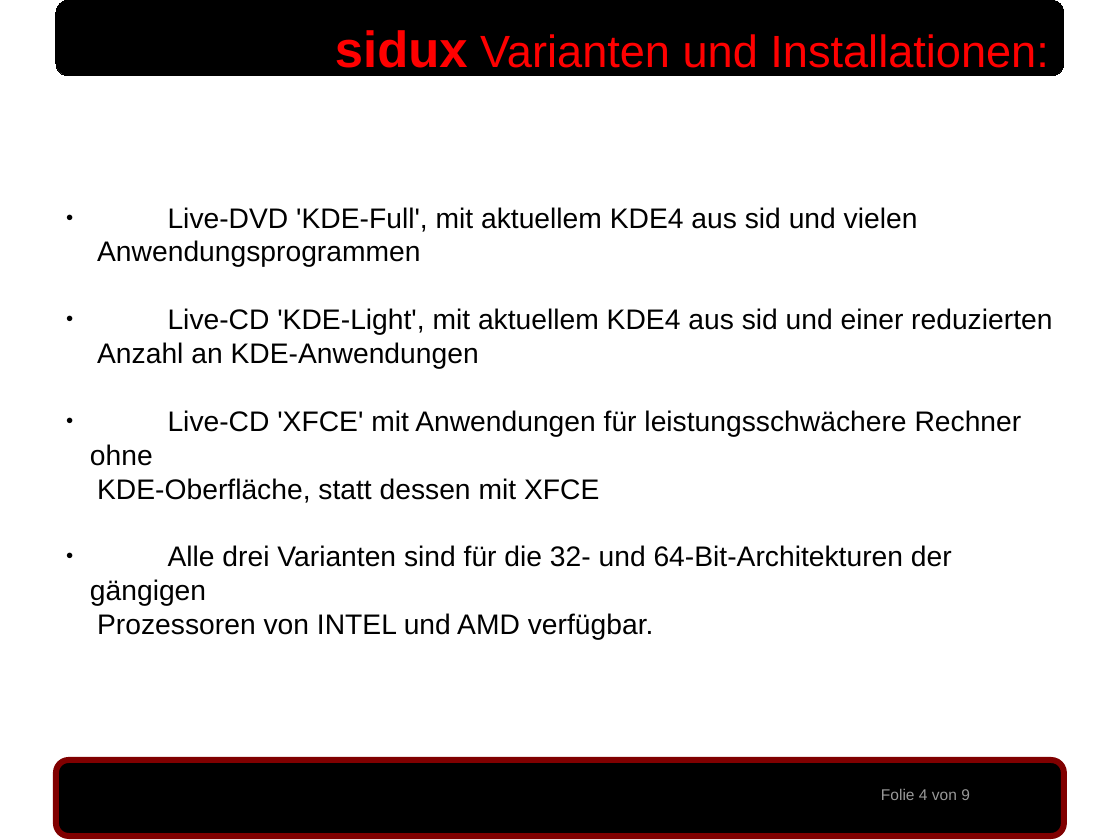
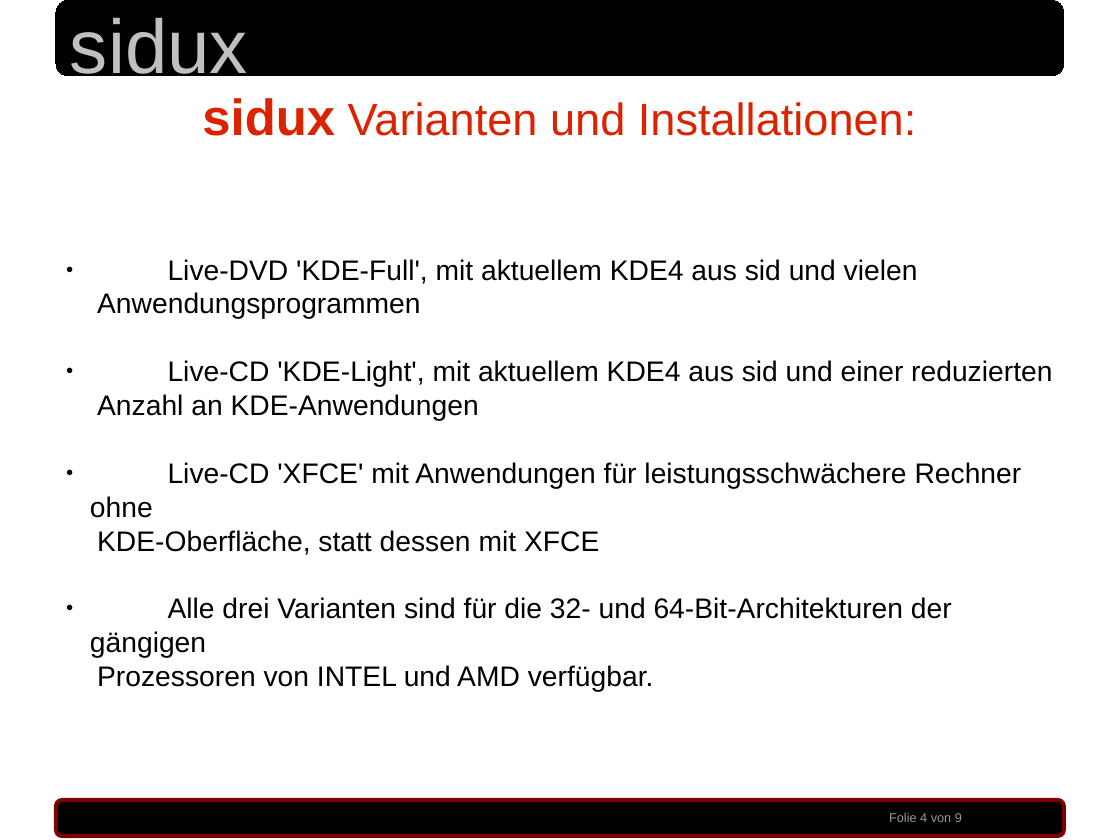
Before and after one commit to sidux-ev/praesentation, a slide deck: slide 4 of bin/sigint2010_koeln.odp. Drawn at 1120x840 pixels with LibreOffice and Linux fonts; fonts in the diff are those of the drawing; background and template pictures are left out. Boxes give left, top, right and bottom in pixels: in the first picture for what was removed or moved away, otherwise in the second. Text is boxed around its words. In the diff, an @@ line names an element or a change of style, - is before the commit and + after.

Commit message:
v0.5 odp und pdf (aenderung layout)

```diff
--- a/bin/sigint2010_koeln.odp
+++ b/bin/sigint2010_koeln.odp
@@ text added at [70,17,248,87], 54 pt, text #C0C0C0 @@
+sidux
@@ text "sidux Varianten und Installationen:": place and size @@
-text "sidux Varianten und Installationen:" at [335,30,1048,78]
+text "sidux Varianten und Installationen:" at [202,98,916,136]
@@ text "sidux Varianten und Installationen:" at [202,98,916,136]: text colour #FF0000 to #DC2300; alignment right to centre @@
@@ text "Live-DVD 'KDE-Full', mit aktuellem KDE4 ...": place and size @@
-text "Live-DVD 'KDE-Full', mit aktuellem KDE4 ..." at [90,207,1052,640]
+text "Live-DVD 'KDE-Full', mit aktuellem KDE4 ..." at [90,259,1052,692]
@@ rounded rectangle: place and size @@
-rounded rectangle at [56,760,1064,836]
+rounded rectangle at [56,800,1064,835]
@@ rounded rectangle at [56,800,1064,835]: outline #800000 4.25 pt to #800000 2.83 pt @@
@@ text: place and size @@
-text at [881,789,970,800]
+text at [889,813,962,822]
@@ text at [889,813,962,822]: size 11 to 9 pt @@
```
Also in this commit, not shown: 8 other slides changed, 2 other files.
